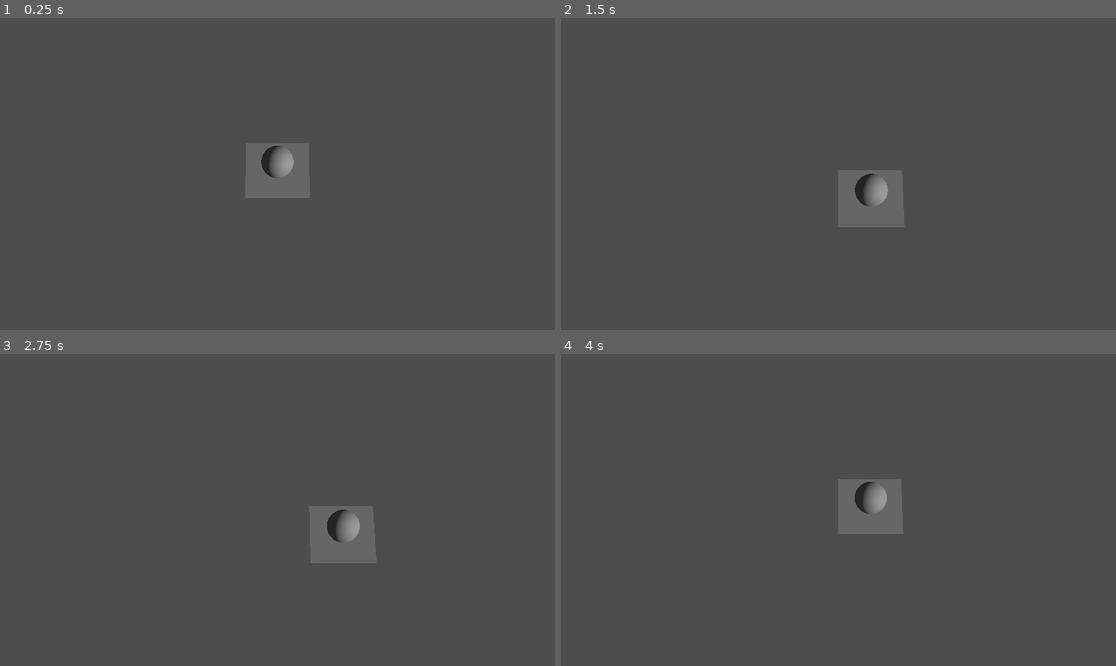
Above: before the commit, frames 1-4 (two rows, left to right).
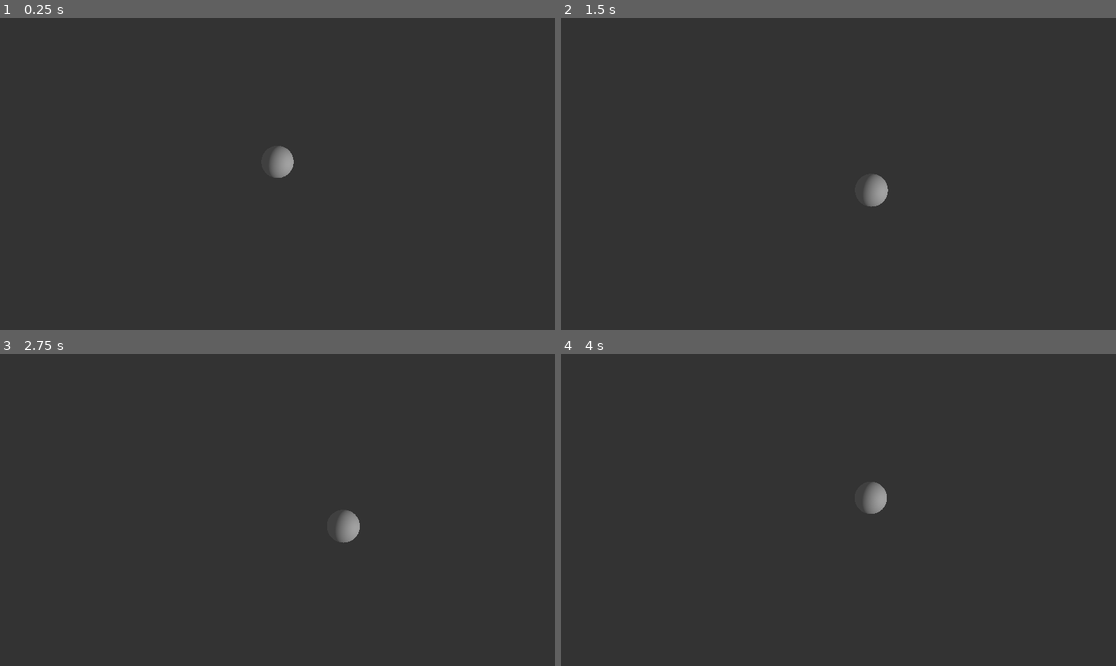
Above: after the commit, the same moments.

Repository: greatbrick0/GMTK-Jam-2024
Game: Godot game, scene res://Scenes/Levels/level_1.tscn
The game is run twice, just before and just after one commit, with the same random seed, the same clock (stepped at 60 frames per second) and the same inputs.
Inputs:
- Up to frame 1 (0.25 s): no input
- Up to frame 2 (1.5 s): tap Enter at 0.5 s; hold D (MoveRight) 0.53-1.28 s; tap Space at 1.25 s; hold S (MoveDown) from 1.28 s (still down)
- Up to frame 3 (2.75 s): tap Enter at 2 s; release S (MoveDown) at 2.03 s; hold D (MoveRight) from 2.03 s (still down)
- Up to frame 4 (4 s): tap Space at 2.75 s; release D (MoveRight) at 2.78 s; hold W (MoveUp) 2.78-3.53 s; tap Enter at 3.5 s; hold A (MoveLeft) from 3.53 s (still down)

The runs differ from the first frame. In frame 1, 100% of the frame differs, in the area x 0-100%, y 0-100%; in frame 2, 100%; in frame 3, 100%; in frame 4, 100%.

Commit message:
Put Grass Variations In a Folder

Diff:
--- a/Scenes/Levels/level_1.tscn
+++ b/Scenes/Levels/level_1.tscn
@@ -1,19 +1,28 @@
 [gd_scene load_steps=4 format=3 uid="uid://vvc5yfc4g37l"]
 
 [ext_resource type="PackedScene" uid="uid://b5ke5fcwyf1lg" path="res://Scenes/basic_slime.tscn" id="1_iuon6"]
-
-[sub_resource type="PlaneMesh" id="PlaneMesh_rsnpu"]
+[ext_resource type="MeshLibrary" uid="uid://buv462r46jhlq" path="res://Art/Models/GroundTiles0.tres" id="2_ftv2b"]
 
 [sub_resource type="Environment" id="Environment_kbt1j"]
+background_mode = 1
+background_color = Color(1, 1, 1, 1)
+background_energy_multiplier = 0.2
+ambient_light_color = Color(1, 1, 1, 1)
+ambient_light_energy = 8.13
+fog_enabled = true
+fog_light_color = Color(0.767205, 0.790014, 0.825857, 1)
+fog_density = 0.0
+fog_height = -2.0
+fog_height_density = 1.0
 
 [node name="Level1" type="Node3D"]
 
 [node name="Level" type="Node3D" parent="."]
 
-[node name="MeshInstance3D" type="MeshInstance3D" parent="Level"]
-mesh = SubResource("PlaneMesh_rsnpu")
+[node name="BasicSlime" parent="Level" instance=ExtResource("1_iuon6")]
 
-[node name="BasicSlime" parent="Level" instance=ExtResource("1_iuon6")]
+[node name="GridMap" type="GridMap" parent="Level"]
+mesh_library = ExtResource("2_ftv2b")
 
 [node name="Camera3D" type="Camera3D" parent="."]
 transform = Transform3D(1, 0, 0, 0, 0.5, 0.866026, 0, -0.866026, 0.5, 0, 24, 14)
--- a/Scripts/slime.gd
+++ b/Scripts/slime.gd
@@ -22,10 +22,9 @@
 
 		$Behaviour.AttemptMove(moveDirection)
 
-func MoveTiles(dir: Vector2) -> String:
-	get_parent().position.x += dir.x
-	get_parent().position.z += dir.y
-	return "air"
+func MoveTiles(dir: Vector2):
+	position.x += dir.x
+	position.z += dir.y
 
 func CheckForGround() -> bool:
 	return true
Renamed: Art/Models/grassVar0.glb -> Art/Models/Grass Variations/grassVar0.glb
Not shown, changed: Art/Models/Grass Variations/grassVar0.glb.import
Renamed: Art/Models/grassVar0_grassVar0.png -> Art/Models/Grass Variations/grassVar0_grassVar0.png
Not shown, changed: Art/Models/Grass Variations/grassVar0_grassVar0.png.import
Renamed: Art/Models/grassVar1.glb -> Art/Models/Grass Variations/grassVar1.glb
Not shown, changed: Art/Models/Grass Variations/grassVar1.glb.import
Renamed: Art/Models/grassVar1_grassVar1.png -> Art/Models/Grass Variations/grassVar1_grassVar1.png
Not shown, changed: Art/Models/Grass Variations/grassVar1_grassVar1.png.import
Renamed: Art/Models/grassVar2.glb -> Art/Models/Grass Variations/grassVar2.glb
Not shown, changed: Art/Models/Grass Variations/grassVar2.glb.import
Renamed: Art/Models/grassVar2_grassVar2.png -> Art/Models/Grass Variations/grassVar2_grassVar2.png
Not shown, changed: Art/Models/Grass Variations/grassVar2_grassVar2.png.import
(and 8 more such lines)
